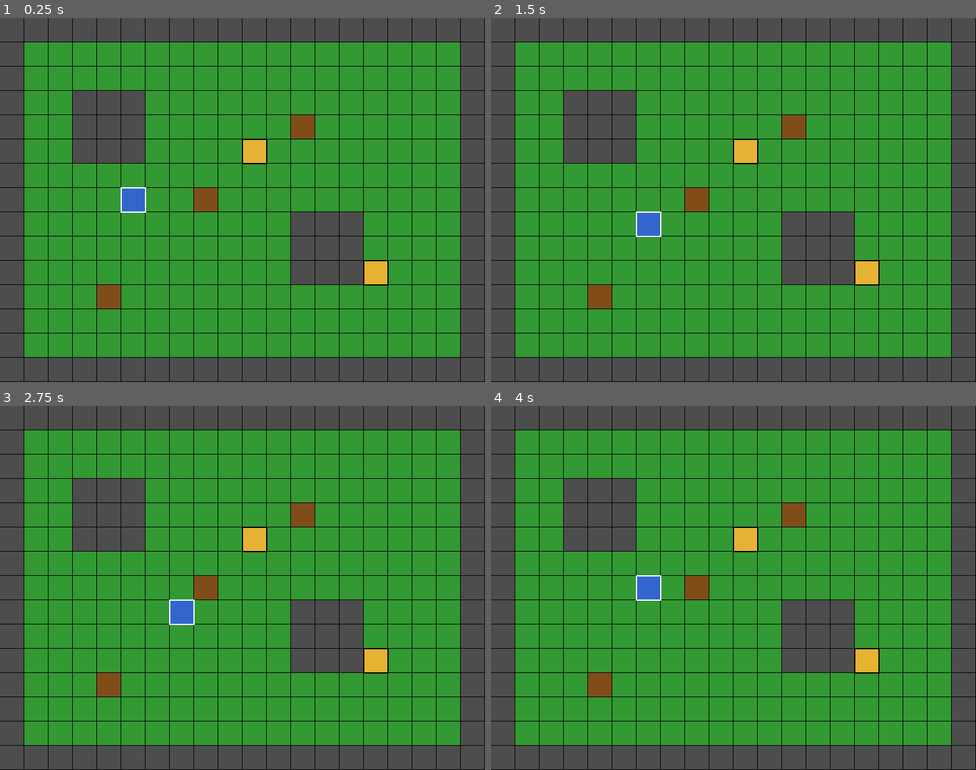
Above: before the commit, frames 1-4 (two rows, left to right).
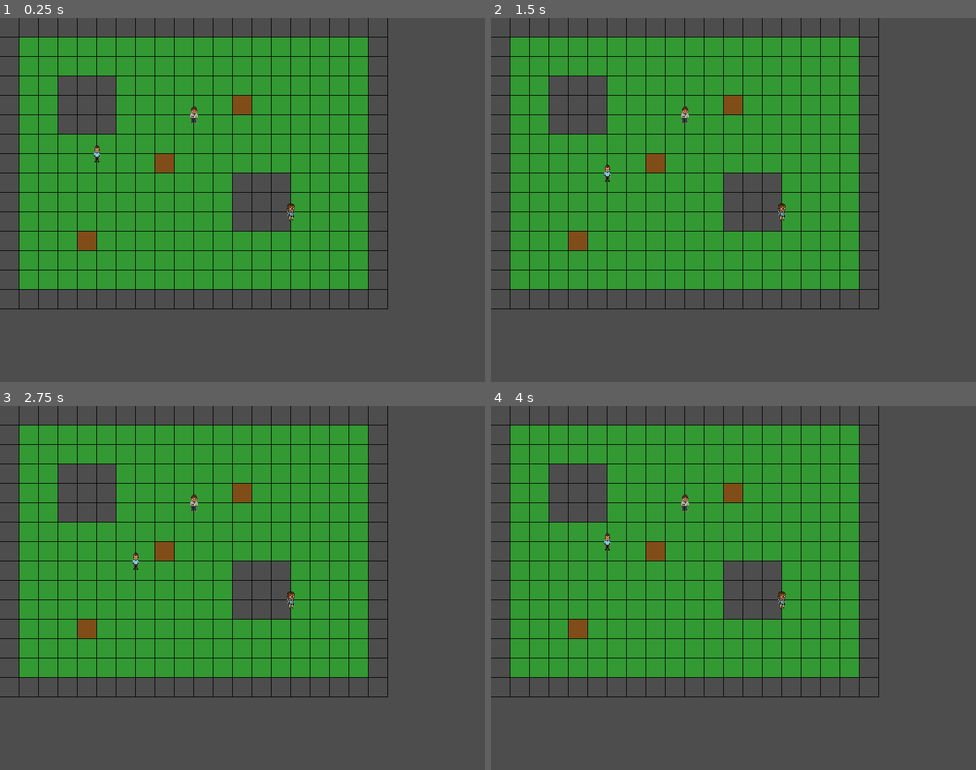
Above: after the commit, the same moments.

Repository: PranavBakre/startup-builder
Game: Godot game, scene res://scenes/world.tscn
Same seed, same stepped clock (60 frames per second), same inputs: the game is played once before the commit and once after it. Before the commit the project starts from res://scenes/iteration_0.tscn.
Inputs:
- Up to frame 1 (0.25 s): no input
- Up to frame 2 (1.5 s): tap Enter (ui_accept) at 0.5, 0.77, 0.8, 1.07, 1.25, 1.35 s; hold Right (ui_right) 0.53-1.28 s; hold C (interact) 0.53-1.28 s; hold Down (ui_down) from 1.28 s (still down)
- Up to frame 3 (2.75 s): tap Enter (ui_accept) at 1.52, 1.82, 2, 2.3 s; tap C (interact) at 1.55 s; release Down (ui_down) at 2.03 s; hold Right (ui_right) from 2.03 s (still down); hold C (interact) from 2.03 s (still down)
- Up to frame 4 (4 s): tap Enter (ui_accept) at 2.75, 3.02, 3.32, 3.5 s; release Right (ui_right) at 2.78 s; release C (interact) at 2.78 s; hold Up (ui_up) 2.78-3.53 s; tap C (interact) at 2.85 s; hold Left (ui_left) from 3.53 s (still down); hold Enter (ui_accept) from 3.53 s (still down)

The runs differ from the first frame. In frame 1, 46% of the frame differs, in the area x 0-100%, y 0-100%; in frame 2, 46%; in frame 3, 46%; in frame 4, 46%.

Commit message:
feat: Establish core game world with player movement, NPC interaction, and a basic dialogue system.

Diff:
--- a/project.godot
+++ b/project.godot
@@ -16,7 +16,7 @@
 
 config/name="Startup Simulator"
 config/description="An HD-2D startup simulator game"
-run/main_scene="res://scenes/iteration_0.tscn"
+run/main_scene="res://scenes/world.tscn"
 config/features=PackedStringArray("4.6", "GL Compatibility")
 config/icon="res://icon.svg"
 
--- /dev/null
+++ b/resources/tiles.tres
@@ -0,0 +1,10 @@
+[gd_resource type="TileSet" load_steps=6 format=3]
+
+[ext_resource type="Texture2D" path="res://assets/tiles/ground.png" id="1_ground"]
+[ext_resource type="Texture2D" path="res://assets/tiles/ground_grass.png" id="2_grass"]
+[ext_resource type="Texture2D" path="res://assets/tiles/wall.png" id="3_wall"]
+[ext_resource type="Texture2D" path="res://assets/tiles/tree.png" id="4_tree"]
+[ext_resource type="Texture2D" path="res://assets/tiles/bench.png" id="5_bench"]
+
+[resource]
+tile_size = Vector2i(1024, 1024)
--- /dev/null
+++ b/scenes/npc.tscn
@@ -0,0 +1,10 @@
+[gd_scene format=3 uid="uid://dpn8xj5b2qkro"]
+
+[ext_resource type="Script" path="res://scripts/npc.gd" id="1_npc"]
+
+[node name="NPC" type="Area2D"]
+script = ExtResource("1_npc")
+
+[node name="Sprite2D" type="Sprite2D" parent="."]
+
+[node name="CollisionShape2D" type="CollisionShape2D" parent="."]
--- /dev/null
+++ b/scenes/player.tscn
@@ -0,0 +1,11 @@
+[gd_scene format=3 uid="uid://c8y2vqxm5n4xh"]
+
+[ext_resource type="Texture2D" uid="uid://5dej2rmf07vo" path="res://assets/characters/player.png" id="1_player"]
+[ext_resource type="Script" path="res://scripts/player.gd" id="2_player"]
+
+[node name="Player" type="Node2D"]
+script = ExtResource("2_player")
+
+[node name="Sprite2D" type="Sprite2D" parent="."]
+texture = ExtResource("1_player")
+scale = Vector2(0.03125, 0.03125)
--- /dev/null
+++ b/scenes/world.tscn
@@ -0,0 +1,65 @@
+[gd_scene load_steps=3 format=3 uid="uid://bvjx2k8n3yw7r"]
+
+[ext_resource type="Script" path="res://scripts/world.gd" id="1_world"]
+[ext_resource type="TileSet" path="res://resources/tiles.tres" id="2_tileset"]
+
+[node name="World" type="Node2D"]
+script = ExtResource("1_world")
+
+[node name="TileMapLayer" type="TileMapLayer" parent="."]
+tile_set = ExtResource("2_tileset")
+
+[node name="CanvasLayer" type="CanvasLayer" parent="."]
+
+[node name="DialogueBox" type="Panel" parent="CanvasLayer"]
+visible = false
+anchors_preset = 12
+anchor_top = 1.0
+anchor_right = 1.0
+anchor_bottom = 1.0
+offset_left = 20.0
+offset_top = -150.0
+offset_right = -20.0
+offset_bottom = -20.0
+grow_horizontal = 2
+grow_vertical = 0
+
+[node name="MarginContainer" type="MarginContainer" parent="CanvasLayer/DialogueBox"]
+layout_mode = 1
+anchors_preset = 15
+anchor_right = 1.0
+anchor_bottom = 1.0
+grow_horizontal = 2
+grow_vertical = 2
+theme_override_constants/margin_left = 10
+theme_override_constants/margin_top = 10
+theme_override_constants/margin_right = 10
+theme_override_constants/margin_bottom = 10
+
+[node name="VBoxContainer" type="VBoxContainer" parent="CanvasLayer/DialogueBox/MarginContainer"]
+layout_mode = 2
+
+[node name="NPCName" type="Label" parent="CanvasLayer/DialogueBox/MarginContainer/VBoxContainer"]
+layout_mode = 2
+text = "NPC Name"
+
+[node name="DialogueText" type="Label" parent="CanvasLayer/DialogueBox/MarginContainer/VBoxContainer"]
+layout_mode = 2
+text = "Dialogue text goes here..."
+autowrap_mode = 3
+
+[node name="InteractPrompt" type="Label" parent="CanvasLayer"]
+visible = false
+anchors_preset = 8
+anchor_left = 0.5
+anchor_top = 0.5
+anchor_right = 0.5
+anchor_bottom = 0.5
+offset_left = -50.0
+offset_top = -50.0
+offset_right = 50.0
+offset_bottom = -20.0
+grow_horizontal = 2
+grow_vertical = 2
+text = "Press C to chat"
+horizontal_alignment = 1
--- /dev/null
+++ b/scripts/npc.gd
@@ -0,0 +1,41 @@
+extends Area2D
+class_name NPC
+
+# NPC data
+var npc_id: String
+var npc_name: String
+var grid_pos: Vector2i
+var dialogue: Array  # Untyped array to avoid assignment errors
+var problem: Dictionary
+
+# Tile size (must match world's TILE_SIZE)
+const TILE_SIZE = 32
+
+func _ready():
+	update_world_position()
+
+func setup(data: Dictionary):
+	npc_id = data.get("id", "")
+	npc_name = data.get("name", "Unknown")
+	grid_pos = data.get("position", Vector2i(0, 0))
+	dialogue = data.get("dialogue", [])
+	problem = data.get("problem", {})
+
+	# Load appropriate texture based on NPC ID
+	var texture_path = "res://assets/characters/npc_" + npc_id + ".png"
+	var texture = load(texture_path)
+	var sprite = $Sprite2D
+	if texture and sprite:
+		sprite.texture = texture
+		# Scale down from 1024x1024 to 32x32
+		sprite.scale = Vector2(0.03125, 0.03125)
+	else:
+		print("ERROR: Could not load texture or find sprite for NPC: ", npc_id)
+
+	update_world_position()
+
+func update_world_position():
+	position = Vector2(grid_pos.x * TILE_SIZE, grid_pos.y * TILE_SIZE)
+
+func get_grid_position() -> Vector2i:
+	return grid_pos
--- /dev/null
+++ b/scripts/player.gd
@@ -0,0 +1,21 @@
+extends Node2D
+class_name Player
+
+# Grid position
+var grid_pos: Vector2i = Vector2i(5, 7)
+
+# Tile size (must match world's TILE_SIZE)
+const TILE_SIZE = 32
+
+func _ready():
+	update_world_position()
+
+func set_grid_position(new_pos: Vector2i):
+	grid_pos = new_pos
+	update_world_position()
+
+func update_world_position():
+	position = Vector2(grid_pos.x * TILE_SIZE, grid_pos.y * TILE_SIZE)
+
+func get_grid_position() -> Vector2i:
+	return grid_pos
--- /dev/null
+++ b/scripts/world.gd
@@ -0,0 +1,238 @@
+extends Node2D
+
+# Tile types
+enum TileType { GROUND, WALL, PROP }
+
+# Tile size in pixels
+const TILE_SIZE = 32
+
+# Map dimensions
+const MAP_WIDTH = 20
+const MAP_HEIGHT = 15
+
+# The map (2D array of tile types)
+var tile_map = []
+
+# Player reference
+var player: Player
+
+# NPCs list
+var npcs: Array[NPC] = []
+
+# NPC data
+var npc_data = [
+	{
+		"id": "alex",
+		"name": "Alex",
+		"position": Vector2i(10, 5),
+		"dialogue": [
+			"Hey there! I'm a freelancer and I'm so frustrated...",
+			"Every expense tracking app I've tried is way too complex.",
+			"I just want something simple to track my business expenses.",
+			"Is that too much to ask?!"
+		],
+		"problem": {
+			"description": "Expense tracking apps too complex for freelancers",
+			"category": "productivity"
+		}
+	},
+	{
+		"id": "jordan",
+		"name": "Jordan",
+		"position": Vector2i(15, 10),
+		"dialogue": [
+			"I'm doing research for my thesis...",
+			"My team needs to share notes and references.",
+			"But everything we've tried is either too rigid or too messy.",
+			"There has to be a better way to organize research collaboratively."
+		],
+		"problem": {
+			"description": "No good way to organize and share research notes with team",
+			"category": "education"
+		}
+	}
+]
+
+# Dialogue state
+var active_dialogue: NPC = null
+var dialogue_index = 0
+
+# UI references
+@onready var dialogue_box = $CanvasLayer/DialogueBox
+@onready var npc_name_label = $CanvasLayer/DialogueBox/MarginContainer/VBoxContainer/NPCName
+@onready var dialogue_text_label = $CanvasLayer/DialogueBox/MarginContainer/VBoxContainer/DialogueText
+@onready var interact_prompt = $CanvasLayer/InteractPrompt
+@onready var tilemap_layer = $TileMapLayer
+
+func _ready():
+	_generate_map()
+	_spawn_player()
+	_spawn_npcs()
+	queue_redraw()  # Trigger tile rendering
+
+func _generate_map():
+	# Initialize with ground tiles
+	for y in range(MAP_HEIGHT):
+		var row = []
+		for x in range(MAP_WIDTH):
+			row.append(TileType.GROUND)
+		tile_map.append(row)
+
+	# Add walls around the border
+	for x in range(MAP_WIDTH):
+		tile_map[0][x] = TileType.WALL
+		tile_map[MAP_HEIGHT - 1][x] = TileType.WALL
+	for y in range(MAP_HEIGHT):
+		tile_map[y][0] = TileType.WALL
+		tile_map[y][MAP_WIDTH - 1] = TileType.WALL
+
+	# Add some buildings (walls)
+	for x in range(3, 6):
+		for y in range(3, 6):
+			tile_map[y][x] = TileType.WALL
+
+	for x in range(12, 15):
+		for y in range(8, 11):
+			tile_map[y][x] = TileType.WALL
+
+	# Add some props (trees, benches)
+	tile_map[7][8] = TileType.PROP
+	tile_map[4][12] = TileType.PROP
+	tile_map[11][4] = TileType.PROP
+
+	# TODO: Replace with actual TileMapLayer painting once TileSet is configured
+
+func _draw():
+	# Temporary: Draw colored rectangles for tiles (like iteration 0)
+	const COLOR_GROUND = Color(0.2, 0.6, 0.2)  # Green
+	const COLOR_WALL = Color(0.3, 0.3, 0.3)     # Gray
+	const COLOR_PROP = Color(0.5, 0.3, 0.1)     # Brown
+
+	for y in range(MAP_HEIGHT):
+		for x in range(MAP_WIDTH):
+			var pos = Vector2(x * TILE_SIZE, y * TILE_SIZE)
+			var color = COLOR_GROUND
+			match tile_map[y][x]:
+				TileType.GROUND:
+					color = COLOR_GROUND
+				TileType.WALL:
+					color = COLOR_WALL
+				TileType.PROP:
+					color = COLOR_PROP
+
+			draw_rect(Rect2(pos, Vector2(TILE_SIZE, TILE_SIZE)), color)
+			# Draw grid lines
+			draw_rect(Rect2(pos, Vector2(TILE_SIZE, TILE_SIZE)), Color.BLACK, false, 1.0)
+
+func _spawn_player():
+	var player_scene = preload("res://scenes/player.tscn")
+	player = player_scene.instantiate()
+	player.set_grid_position(Vector2i(5, 7))
+	add_child(player)
+
+func _spawn_npcs():
+	var npc_scene = preload("res://scenes/npc.tscn")
+
+	for data in npc_data:
+		var npc = npc_scene.instantiate()
+		npc.setup(data)
+		npcs.append(npc)
+		add_child(npc)
+
+func _input(event):
+	if active_dialogue != null:
+		# In dialogue mode
+		if event.is_action_pressed("ui_accept") or event.is_action_pressed("interact"):
+			_advance_dialogue()
+		return
+
+	# Movement input
+	var direction = Vector2i.ZERO
+	if event.is_action_pressed("ui_up"):
+		direction = Vector2i(0, -1)
+	elif event.is_action_pressed("ui_down"):
+		direction = Vector2i(0, 1)
+	elif event.is_action_pressed("ui_left"):
+		direction = Vector2i(-1, 0)
+	elif event.is_action_pressed("ui_right"):
+		direction = Vector2i(1, 0)
+
+	if direction != Vector2i.ZERO:
+		_try_move(direction)
+
+	# Interact input
+	if event.is_action_pressed("interact"):
+		_try_interact()
+
+func _try_move(direction: Vector2i):
+	var new_pos = player.get_grid_position() + direction
+
+	# Check bounds
+	if new_pos.x < 0 or new_pos.x >= MAP_WIDTH or new_pos.y < 0 or new_pos.y >= MAP_HEIGHT:
+		return
+
+	# Check collision with tiles
+	if tile_map[new_pos.y][new_pos.x] != TileType.GROUND:
+		return
+
+	# Check collision with NPCs
+	for npc in npcs:
+		if npc.get_grid_position() == new_pos:
+			return
+
+	# Move is valid
+	player.set_grid_position(new_pos)
+	_check_npc_proximity()
+
+func _check_npc_proximity():
+	var adjacent_npc = _get_adjacent_npc()
+	if adjacent_npc != null:
+		interact_prompt.visible = true
+		var npc_world_pos = adjacent_npc.position
+		interact_prompt.position = Vector2(
+			npc_world_pos.x + TILE_SIZE / 2 - 50,
+			npc_world_pos.y - 30
+		)
+	else:
+		interact_prompt.visible = false
+
+func _get_adjacent_npc() -> NPC:
+	var player_pos = player.get_grid_position()
+	var adjacent_positions = [
+		player_pos + Vector2i(0, -1),
+		player_pos + Vector2i(0, 1),
+		player_pos + Vector2i(-1, 0),
+		player_pos + Vector2i(1, 0)
+	]
+
+	for npc in npcs:
+		if npc.get_grid_position() in adjacent_positions:
+			return npc
+
+	return null
+
+func _try_interact():
+	var adjacent_npc = _get_adjacent_npc()
+	if adjacent_npc != null:
+		_start_dialogue(adjacent_npc)
+
+func _start_dialogue(npc: NPC):
+	active_dialogue = npc
+	dialogue_index = 0
+	interact_prompt.visible = false
+	dialogue_box.visible = true
+	npc_name_label.text = npc.npc_name
+	dialogue_text_label.text = npc.dialogue[dialogue_index]
+
+func _advance_dialogue():
+	dialogue_index += 1
+	if dialogue_index < active_dialogue.dialogue.size():
+		dialogue_text_label.text = active_dialogue.dialogue[dialogue_index]
+	else:
+		_end_dialogue()
+
+func _end_dialogue():
+	dialogue_box.visible = false
+	active_dialogue = null
+	dialogue_index = 0
+	_check_npc_proximity()
Binary file added: assets/characters/npc_alex.png
Binary file added: assets/characters/npc_jordan.png
Binary file added: assets/characters/player-old.png
Binary file added: assets/characters/player.png
Binary file added: assets/tiles/bench.png
Binary file added: assets/tiles/ground.png
Binary file added: assets/tiles/ground_grass.png
Binary file added: assets/tiles/tree.png
Binary file added: assets/tiles/wall.png
Not shown, added: scripts/npc.gd.uid
Not shown, added: scripts/player.gd.uid
Not shown, added: scripts/world.gd.uid
(and 2 more such lines)
